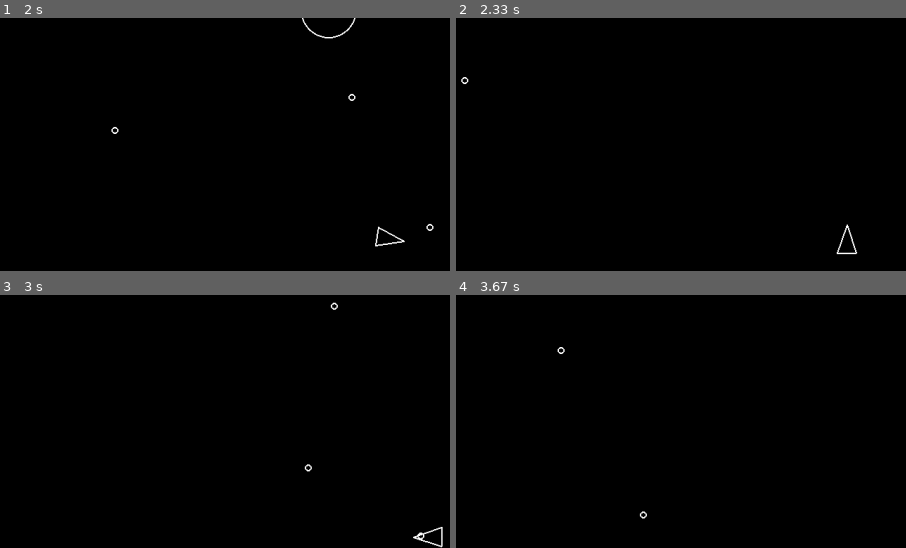
Above: before the commit, frames 1-4 (two rows, left to right).
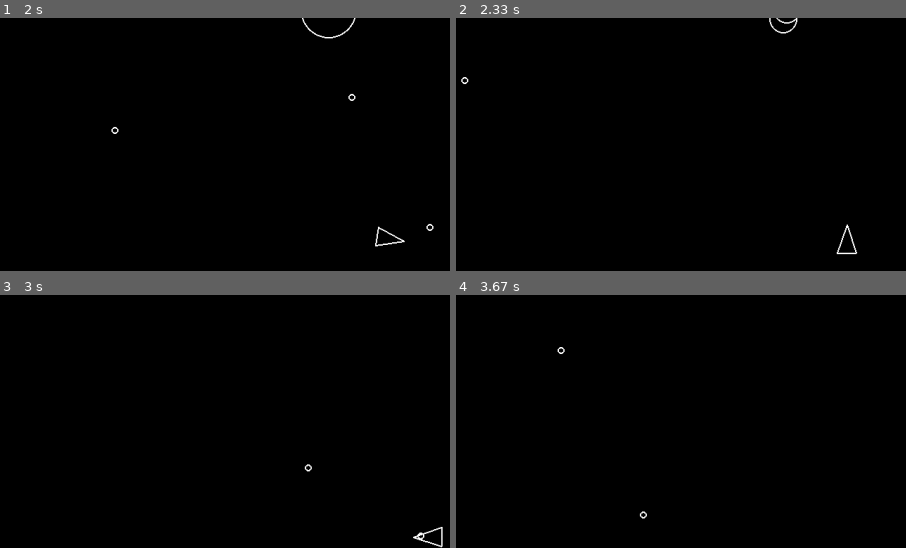
Above: after the commit, the same moments.

Repository: gr33nsquirrel/bootdev-pygame-asteroids
Game: pygame game, started from main.py
The game is run twice, just before and just after one commit, with the same random seed, the same clock (stepped at 60 frames per second) and the same inputs.
Inputs:
- Up to frame 1 (2 s): tap Space at 0.33, 0.73, 1.03, 1.23, 1.57, 1.87 s; hold D 0.67-1.13 s; hold W 1.17-1.47 s; hold D 1.5-1.97 s
- Up to frame 2 (2.33 s): hold A from 2 s (still down); tap Space at 2.07 s
- Up to frame 3 (3 s): tap Space at 2.37, 2.63, 2.97 s; release A at 2.53 s; hold S 2.57-2.87 s; hold A from 2.9 s (still down)
- Up to frame 4 (3.67 s): tap Space at 3.27, 3.4 s; release A at 3.3 s; hold W from 3.33 s (still down)
The pictures show only the part of the screen within x 4-54%, y 0-50%; the shares and areas given below are measured in that part.

Frame 1 is identical in both runs. In frame 2, 0.1% of the frame differs, in the area x 69-76%, y 0-7%; in frame 3, less than 0.1%; in frame 4, nothing differs.

Commit message:
18. asteroids split on impact

Diff:
--- a/asteroid.py
+++ b/asteroid.py
@@ -1,6 +1,8 @@
+import random
 import pygame
 from circleshape import CircleShape
-from constants import LINE_WIDTH
+from constants import ASTEROID_MIN_RADIUS, LINE_WIDTH
+from logger import log_event
 
 # asteroid class
 class Asteroid(CircleShape):
@@ -14,3 +16,18 @@
     # update asteroid
     def update(self, dt):
             self.position += self.velocity * dt
+
+    def split(self):
+         pygame.sprite.Sprite.kill(self)
+         if self.radius <= ASTEROID_MIN_RADIUS:
+              return
+         else:
+              log_event("asteroid_split")
+              random_angle = random.uniform(20, 50)
+              nav1 = pygame.math.Vector2.rotate(self.velocity, random_angle)
+              nav2 = pygame.math.Vector2.rotate(-self.velocity, random_angle)
+              new_asteroid_radius = self.radius - ASTEROID_MIN_RADIUS
+              new_asteroid_1 = Asteroid(self.position.x, self.position.y, new_asteroid_radius)
+              new_asteroid_2 = Asteroid(self.position.x, self.position.y, new_asteroid_radius)
+              new_asteroid_1.velocity = nav1 * 1.2
+              new_asteroid_2.velocity = nav2 * 1.2
--- a/main.py
+++ b/main.py
@@ -46,10 +46,11 @@
                 log_event("player_hit")
                 print("Game over!")
                 sys.exit()
+        for asteroid in asteroids:
             for shot in shots:
                 if shot.collides_with(asteroid):
                     log_event("asteroid_shot")
-                    pygame.sprite.Sprite.kill(asteroid)
+                    asteroid.split()
                     pygame.sprite.Sprite.kill(shot)
         for draw in drawable:
             draw.draw(screen)
Not shown, changed: game_state.jsonl
